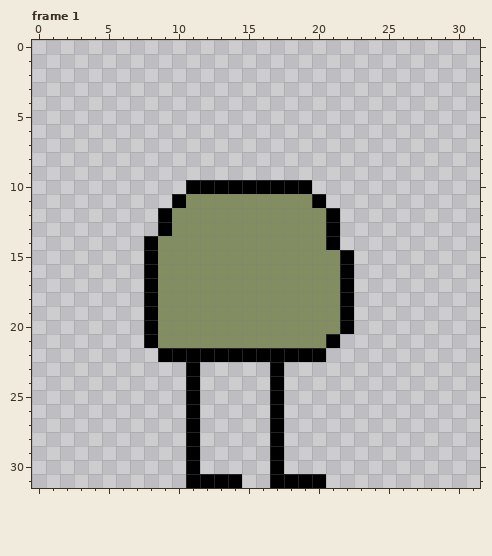
Pixel-art file -- sprites.aseprite. This is how it looked before the edit.
32x32 pixels, 18 frames. Shown: frame 1. The commit also changed other frames, which this record leaves out.
After the commit:
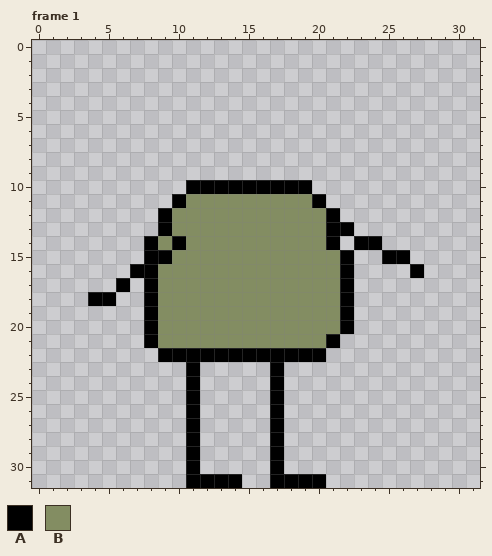
Palette (. is transparent): A #000000  B #838d62
The commit says: added arms and missing art to sprits image
Difference:
layer "barber" added
--- frame 1, layer "barber"
@@ x 0..31 @@
 12 .........ABBBBBBBBBBBA..........
-13 .........ABBBBBBBBBBBA..........
-14 ........ABBBBBBBBBBBBA..........
-15 ........ABBBBBBBBBBBBBA.........
-16 ........ABBBBBBBBBBBBBA.........
-17 ........ABBBBBBBBBBBBBA.........
-18 ........ABBBBBBBBBBBBBA.........
+13 .........ABBBBBBBBBBBAA.........
+14 ........ABABBBBBBBBBBA.AA.......
+15 ........AABBBBBBBBBBBBA..AA.....
+16 .......AABBBBBBBBBBBBBA....A....
+17 ......A.ABBBBBBBBBBBBBA.........
+18 ....AA..ABBBBBBBBBBBBBA.........
 19 ........ABBBBBBBBBBBBBA.........
Pixel boxes of the changes (left, top, right, bottom) in both pictures:
added: (340, 222, 424, 278)
changed: (88, 236, 186, 306)
